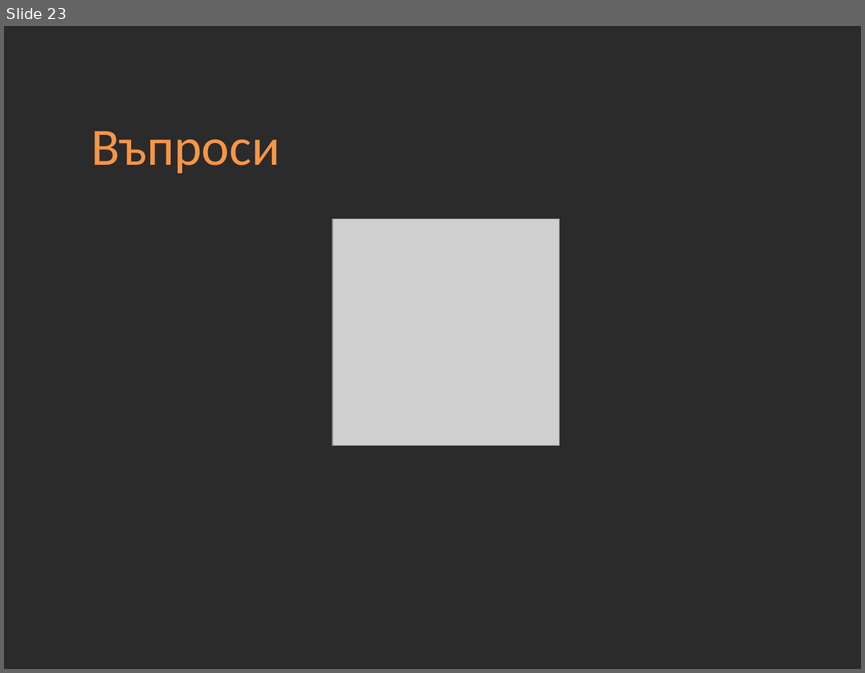
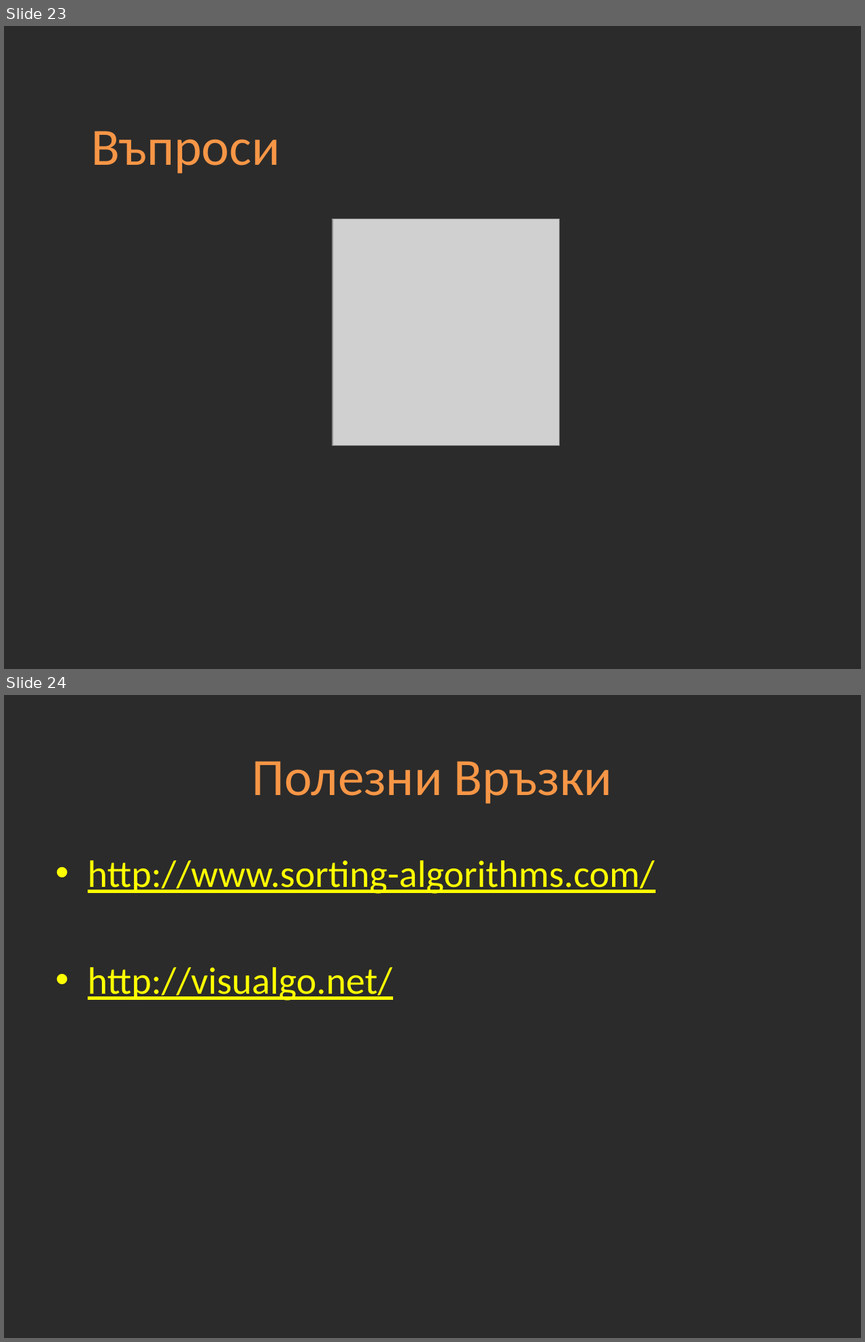
Before and after one commit to Academy-Soft-Intellect/Dot-Net-Course, a slide deck: 12-Algorithms.pptx. Shown one above the other, each under a label of ours: slide 23 before the commit, slides 23 and 24 after it. The pictures are 865x673 and 865x1342 pixels, drawn with LibreOffice and Linux fonts; fonts in the diff are those of the drawing; grey boxes stand for pictures; background and template pictures are left out; a plain dark background stands for a picture behind light text. Boxes give left, top, right and bottom in pixels: in the first picture for what was removed or moved away, otherwise in the second. Text is boxed around its words. In the diff, an @@ line names an element or a change of style, - is before the commit and + after.

```diff
--- a/12-Algorithms.pptx
+++ b/12-Algorithms.pptx
@@ slide 24 added at box(4, 695, 861, 1338), background picture (left out) @@
@@ title added at box(252, 761, 612, 804), 44 pt, text #F79646 @@
+Полезни Връзки
@@ text added at box(88, 860, 655, 1000), 32 pt, text #FFFF00, underline @@
+• http://www.sorting-algorithms.com/
+• http://visualgo.net/
```
Also in this commit, not shown: 3 slides changed, 1 other file.
